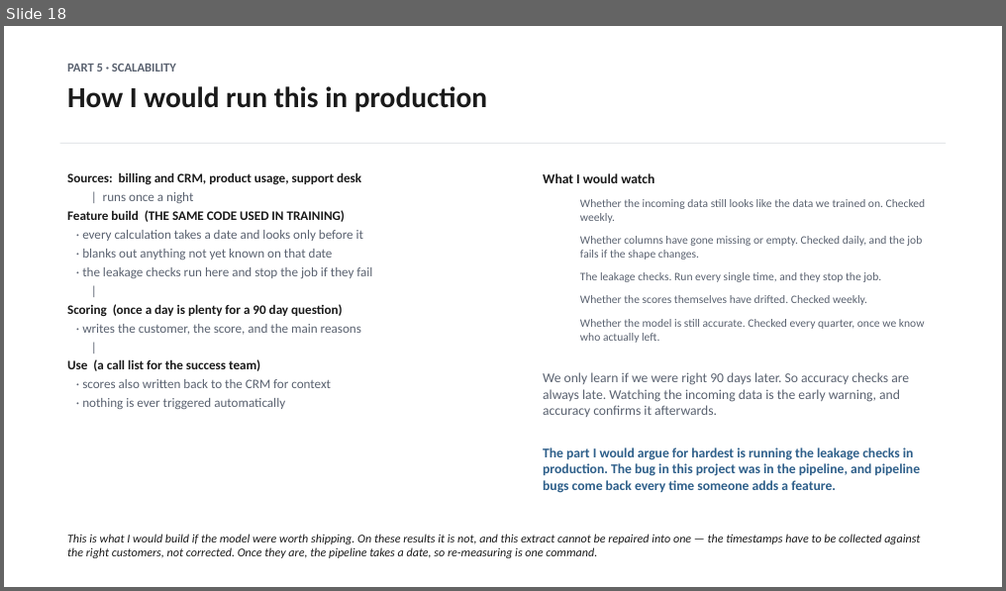
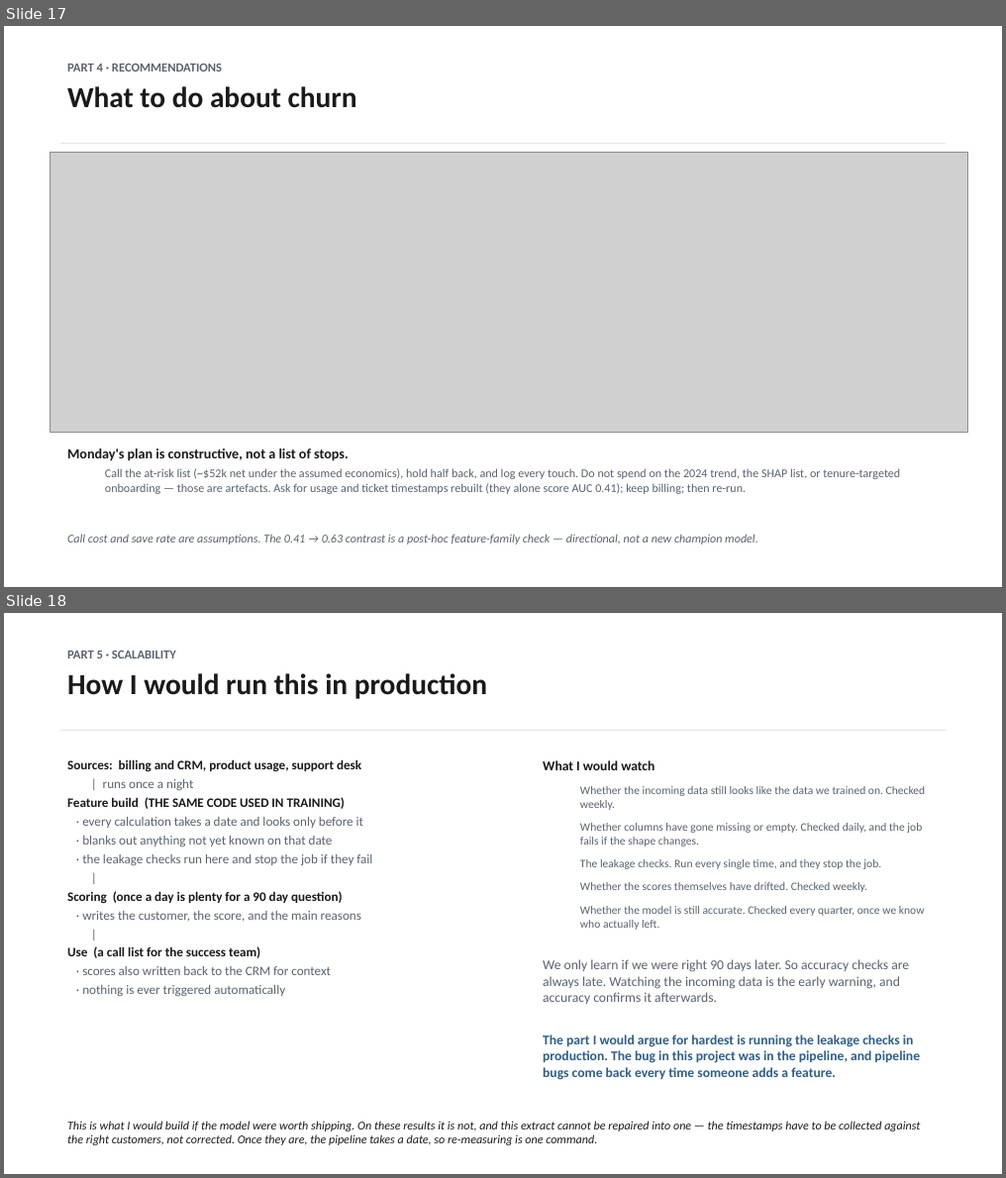
Before and after one commit to dmitriyratu/avepoint-churn-case-study, a slide deck: outputs/decks/AvePoint_Case_Study.pptx. Shown one above the other, each under a label of ours: slide 18 before the commit, slides 17 and 18 after it. The pictures are 1006x591 and 1006x1178 pixels, drawn with LibreOffice and Linux fonts; fonts in the diff are those of the drawing; grey boxes stand for pictures. Boxes give left, top, right and bottom in pixels: in the first picture for what was removed or moved away, otherwise in the second. Text is boxed around its words. In the diff, an @@ line names an element or a change of style, - is before the commit and + after.

Commit message:
Revise presentation materials with updated insights and visual enhancements
- Updated `build_main_deck.py` to reflect new recommendations on customer churn, emphasizing the importance of calling all at-risk customers and the limitations of ranking.
- Enhanced figures in `fig_breakeven_html.py` and `fig_what_to_do_html.py` to visually represent key findings, including the economic rationale behind calling strategies.
- Improved HTML outputs for clarity and presentation, ensuring alignment with the latest insights.
- Updated `AvePoint_Case_Study.pptx` to incorporate these changes, enhancing the overall effectiveness of the presentation.

These modifications aim to provide a clearer understanding of customer retention strategies and improve the visual communication of findings.

```diff
--- a/outputs/decks/AvePoint_Case_Study.pptx
+++ b/outputs/decks/AvePoint_Case_Study.pptx
@@ slide 17 added at <box>4,26,1002,587</box>, background #FFFFFF @@
@@ text added at <box>67,64,357,108</box>, 12 pt, text #5A6270, bold @@
+PART 4 · RECOMMENDATIONS
+What to do about churn
@@ rectangle added at <box>60,143,945,144</box>, fill #D8DCE0 @@
@@ picture added at <box>50,152,967,433</box> @@
@@ text added at <box>67,449,900,494</box>, 11.5 pt, text #5A6270 @@
+Monday's plan is constructive, not a list of stops.
+  Call the at-risk list (~$52k net under the assumed economics), hold half back, and log every touch. Do not spend on the 2024 trend, the SHAP list, or tenure-targeted onboarding — those are artefacts. Ask for usage and ticket timestamps rebuilt (they alone score AUC 0.41); keep billing; then re-run.
@@ text added at <box>67,534,758,545</box>, 11.5 pt, text #5A6270, italic @@
+Call cost and save rate are assumptions. The 0.41 → 0.63 contrast is a post-hoc feature-family check — directional, not a new champion model.
```
Also in this commit, not shown: 1 other slide added, 2 slides removed, 8 other files.
